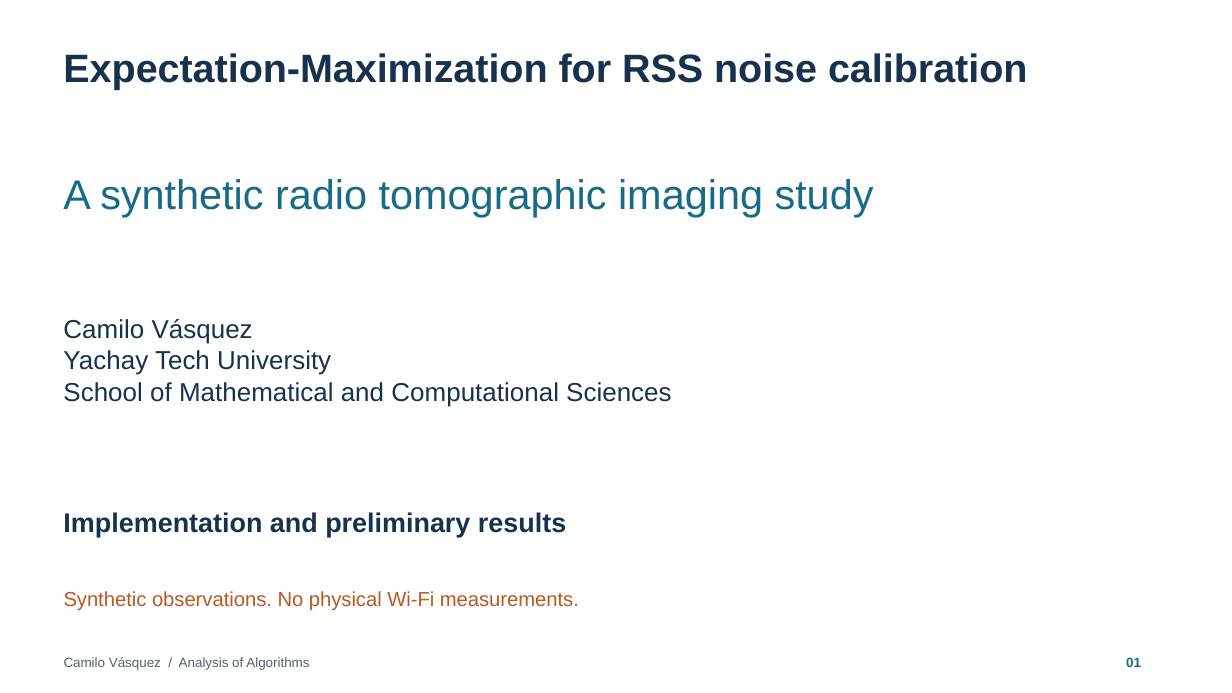
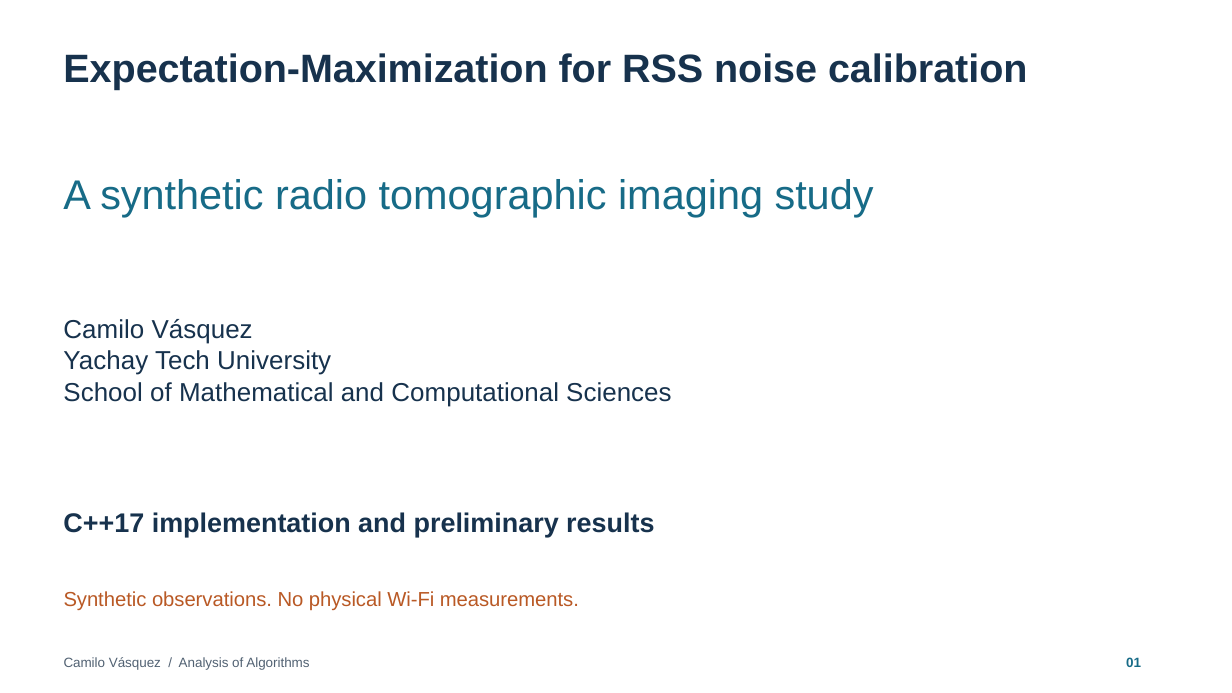
Before and after one commit to Camimilo-11/Wireless-Save, a slide deck: slide 1 of slides/Presentacion_RTI_EM.pptx. Drawn at 1232x693 pixels with LibreOffice and Linux fonts; fonts in the diff are those of the drawing. Boxes give left, top, right and bottom in pixels: in the first picture for what was removed or moved away, otherwise in the second. Text is boxed around its words. In the diff, an @@ line names an element or a change of style, - is before the commit and + after.

```diff
--- a/slides/Presentacion_RTI_EM.pptx
+++ b/slides/Presentacion_RTI_EM.pptx
@@ text at box(63, 512, 654, 537): text changed @@
-Implementation and preliminary results
+C++17 implementation and preliminary results
```
Also in this commit, not shown: 1 other slide changed, 34 other files.
